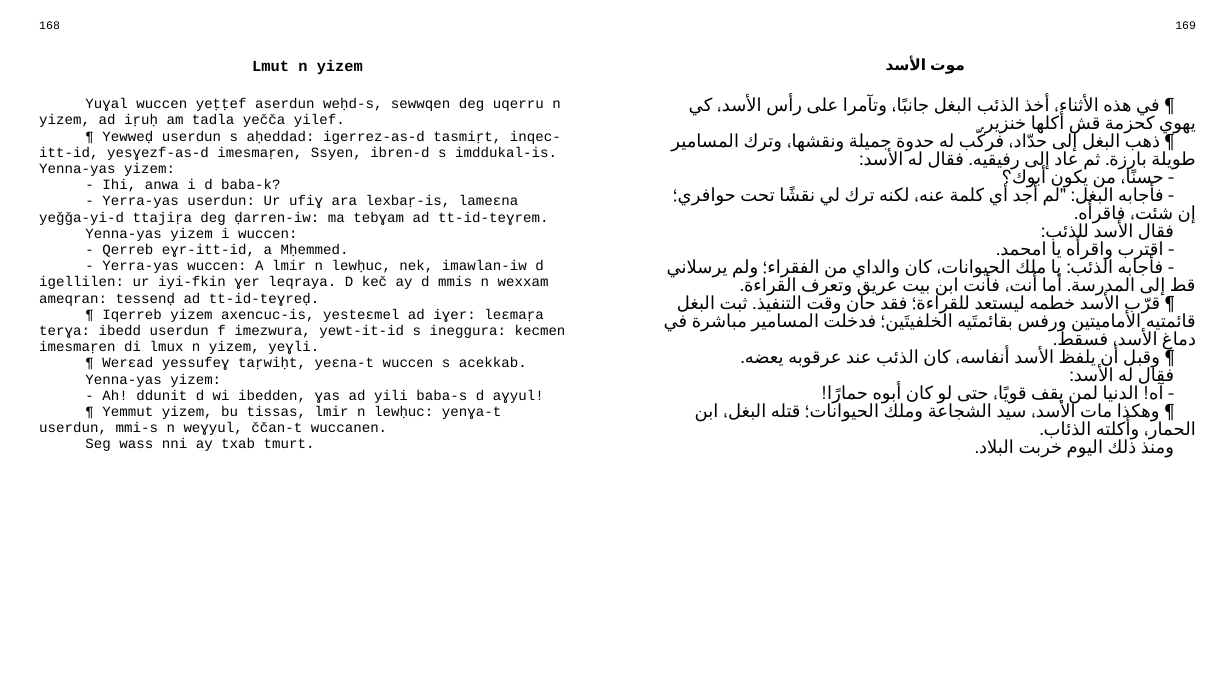
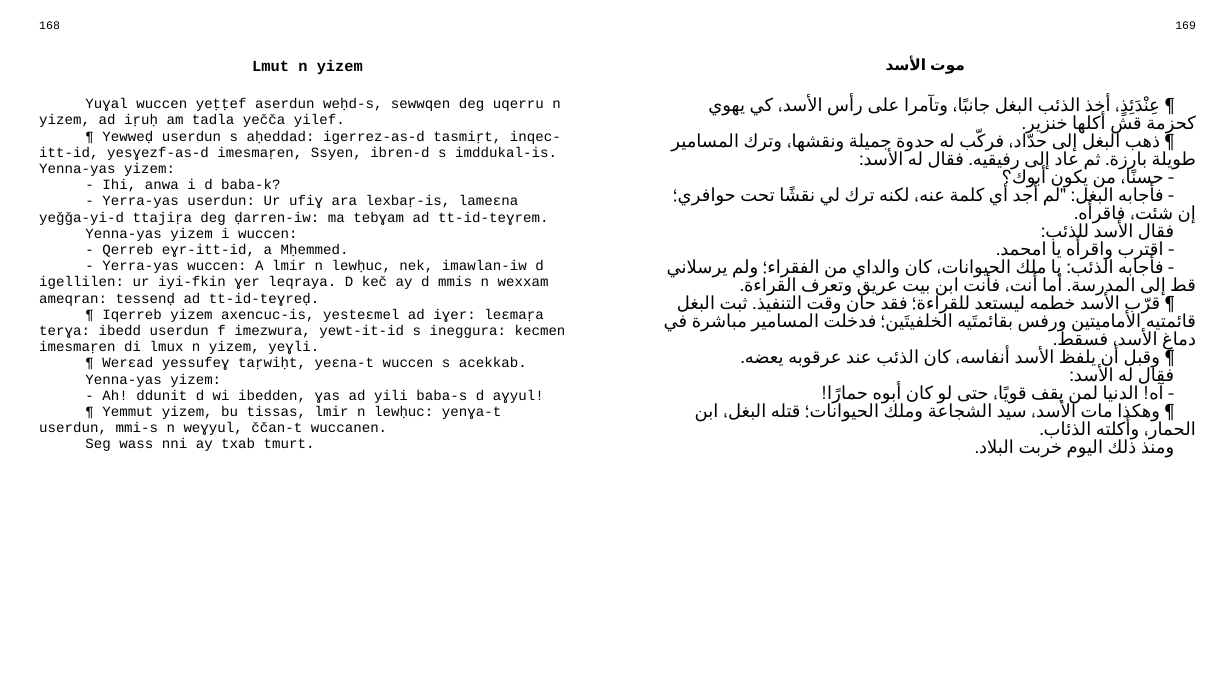
Before and after one commit to sferhah/tamacahut_n_wuccen, a slide deck: slide 81 of Uccen.ConsoleApp/uccen.arb.pptx. Drawn at 1232x693 pixels with LibreOffice and Linux fonts; fonts in the diff are those of the drawing. Boxes give left, top, right and bottom in pixels: in the first picture for what was removed or moved away, otherwise in the second. Text is boxed around its words. In the diff, an @@ line names an element or a change of style, - is before the commit and + after.

```diff
--- a/Uccen.ConsoleApp/uccen.arb.pptx
+++ b/Uccen.ConsoleApp/uccen.arb.pptx
@@ table at (30, 15, 1205, 668) @@
@@ row 3, column 3: "¶ في هذه الأثناء، أخذ الذئب البغل جانبًا، وتآمرا على رأس الأسد، كي يهوي كحزمة قش أكلها خنزير. / ¶ ذهب البغل إلى حدّاد، فركّب له حدوة جميلة ونقشها، وترك المسامير طويلة بارزة. ثم عاد إلى رفيقيه. فقال له الأسد: / ‑ حسنًا، من يكون أبوك؟ / ‑ فأجابه البغل: "لم أجد أي كلمة عنه، لكنه ترك لي نقشًا تحت حوافري؛ إن شئت، فاقرأه. / فقال الأسد للذئب: / ‑ اقترب واقرأه يا امحمد. / ‑ فأجابه الذئب: يا ملك الحيوانات، كان والداي من الفقراء؛ ولم يرسلاني قط إلى المدرسة. أما أنت، فأنت ابن بيت عريق وتعرف القراءة. / ¶ قرّب الأسد خطمه ليستعد للقراءة؛ فقد حان وقت التنفيذ. ثبت البغل قائمتيه الأماميتين ورفس بقائمتَيه الخلفيتَين؛ فدخلت المسامير مباشرة في دماغ الأسد، فسقط. / ¶ وقبل أن يلفظ الأسد أنفاسه، كان الذئب عند عرقوبه يعضه. / فقال له الأسد: / ‑ آه! الدنيا لمن يقف قويًا، حتى لو كان أبوه حمارًا! / ¶ وهكذا مات الأسد، سيد الشجاعة وملك الحيوانات؛ قتله البغل، ابن الحمار، وأكلته الذئاب. / ومنذ ذلك اليوم خربت البلاد." to "¶ عِنْدَئِذٍ، أخذ الذئب البغل جانبًا، وتآمرا على رأس الأسد، كي يهوي كحزمة قش أكلها خنزير. / ¶ ذهب البغل إلى حدّاد، فركّب له حدوة جميلة ونقشها، وترك المسامير طويلة بارزة. ثم عاد إلى رفيقيه. فقال له الأسد: / ‑ حسنًا، من يكون أبوك؟ / ‑ فأجابه البغل: "لم أجد أي كلمة عنه، لكنه ترك لي نقشًا تحت حوافري؛ إن شئت، فاقرأه. / فقال الأسد للذئب: / ‑ اقترب واقرأه يا امحمد. / ‑ فأجابه الذئب: يا ملك الحيوانات، كان والداي من الفقراء؛ ولم يرسلاني قط إلى المدرسة. أما أنت، فأنت ابن بيت عريق وتعرف القراءة. / ¶ قرّب الأسد خطمه ليستعد للقراءة؛ فقد حان وقت التنفيذ. ثبت البغل قائمتيه الأماميتين ورفس بقائمتَيه الخلفيتَين؛ فدخلت المسامير مباشرة في دماغ الأسد، فسقط. / ¶ وقبل أن يلفظ الأسد أنفاسه، كان الذئب عند عرقوبه يعضه. / فقال له الأسد: / ‑ آه! الدنيا لمن يقف قويًا، حتى لو كان أبوه حمارًا! / ¶ وهكذا مات الأسد، سيد الشجاعة وملك الحيوانات؛ قتله البغل، ابن الحمار، وأكلته الذئاب. / ومنذ ذلك اليوم خربت البلاد." @@
```
Also in this commit, not shown: 1 other file.
